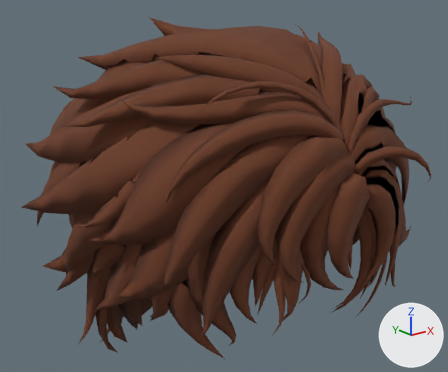
An edit to the glTF model art/characters/hair/full/hair_messy_wolf.glb, drawn before and after from the same camera.
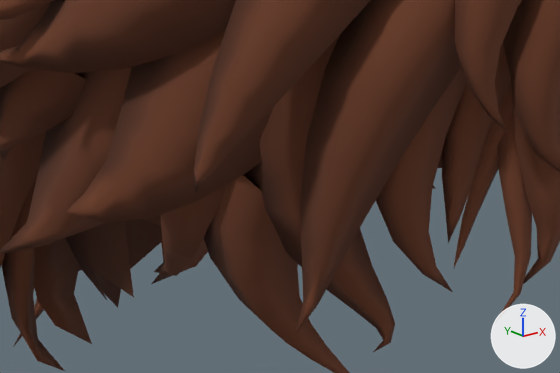
Each version appears first whole from a camera (50 mm lens) standing at (-0.682, -0.835, 1.205) and looking at (-0.008, 0.007, 0.868), and next in a close-up on the part from 21% to 66% of the width and 59% to 95% of the height. Every picture has the same lights, and +X, +Y and +Z are marked at lower right. The first two pictures are the older version. Vertices at exactly the same position are counted once.

Script lines for the objects in view, before the commit:
```python
me_hair_messy_wolf = bpy.data.meshes.new('hair_messy_wolf')
me_hair_messy_wolf.from_pydata(...)  # 2358 vertices, 3857 faces; spans x -0.36..0.353, y -0.356..0.333, z 0.498..1.163
me_hair_messy_wolf.materials.append(mat_m_hair)
ob_hair_messy_wolf = bpy.data.objects.new('hair_messy_wolf', me_hair_messy_wolf)
ob_hair_messy_wolf.location = (0.0, 0.0, 0.0)
```
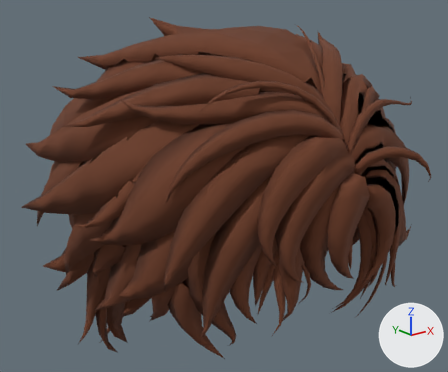
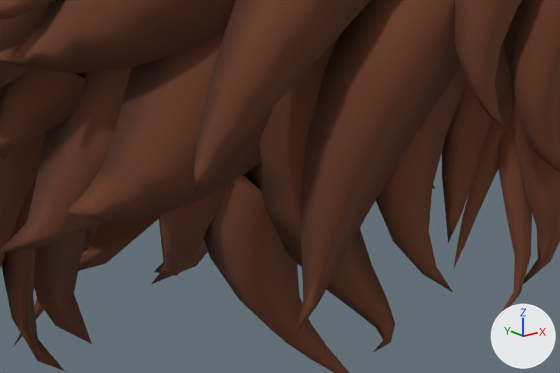
Where the change shows, as pixel boxes (x1, y1, x2, y2) in the close-ups (560 x 373 px):
part 1 of me_hair_messy_wolf, deleted: before (66, 153, 442, 307)

Edits to the bpy script that builds the scene:
```text
Change me_hair_messy_wolf:
    used by ob_hair_messy_wolf; location = (0.0, 0.0, 0.0)
    remove me_hair_messy_wolf.from_pydata(...)  # 2358 vertices, 3857 faces; spans x -0.36..0.353, y -0.356..0.333, z 0.498..1.163
    add me_hair_messy_wolf.from_pydata(...)  # 2338 vertices, 3814 faces; spans x -0.36..0.353, y -0.356..0.333, z 0.498..1.163
    me_hair_messy_wolf part 1
    20 vertices are removed from x -0.214..0.209, y -0.075..0.215, z 0.586..0.728
    43 faces are deleted
```
